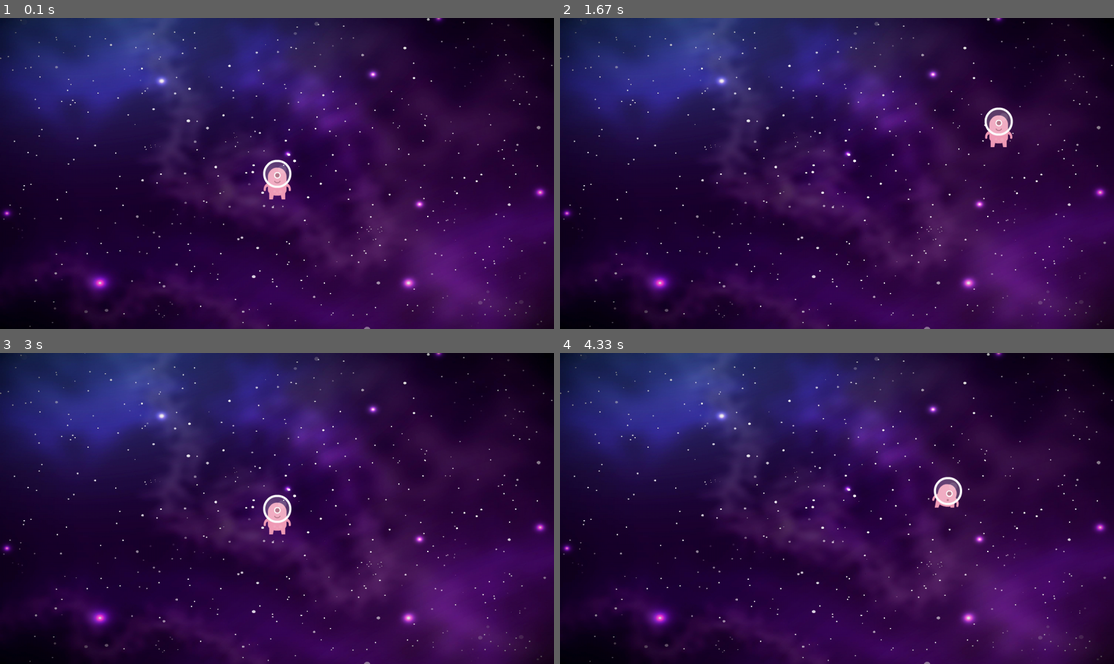
Above: before the commit, frames 1-4 (two rows, left to right).
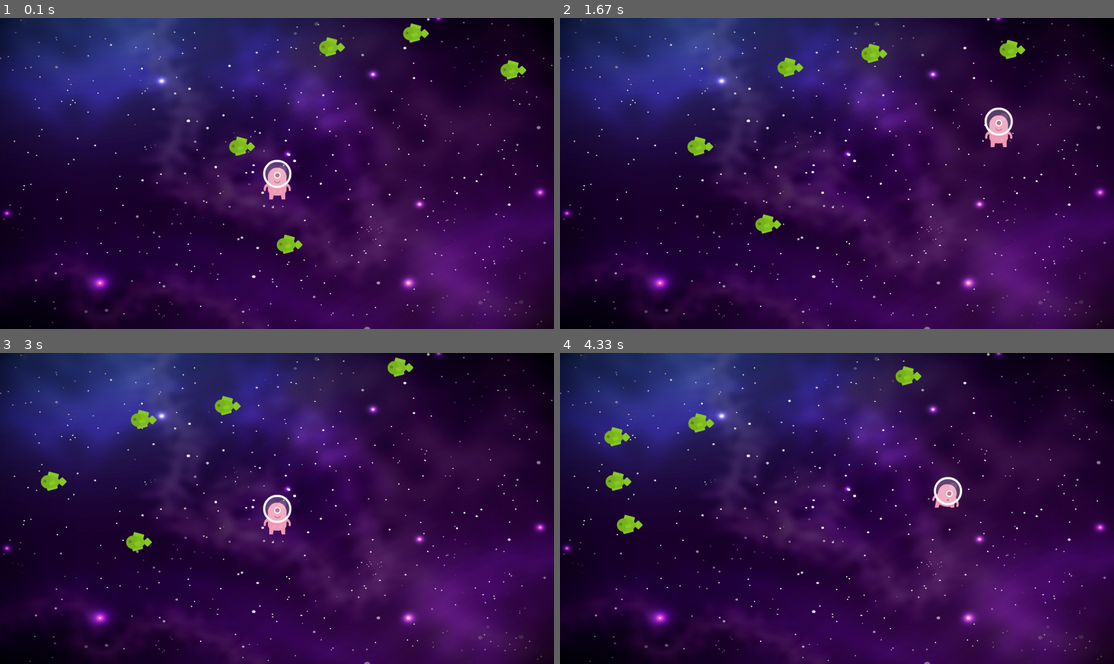
Above: after the commit, the same moments.

Repository: AndersonSouzas/pygameAlien
Game: pygame game, started from main.py
Two runs of this game, one before a commit and one after it. Both use one fixed random seed, a clock stepped at 60 frames per second and the inputs below.
Inputs:
- Up to frame 1 (0.1 s): no input
- Up to frame 2 (1.67 s): hold D 0.33-0.8 s; hold W 0.83-1.13 s; hold D 1.17-1.63 s
- Up to frame 3 (3 s): hold A 1.67-2.2 s; hold S 2.23-2.53 s; hold A 2.57-2.97 s
- Up to frame 4 (4.33 s): hold W 3-3.37 s; hold D 3.4-4.03 s; hold S from 4.07 s (still down)

The runs differ from the first frame. In frame 1, 0.9% of the frame differs, in the area x 41-95%, y 1-76%; in frame 2, 0.9%, in the area x 23-84%, y 6-70%; in frame 3, 0.9%; in frame 4, 0.9%.

Commit message:
chore(main): implements main to create enemies on screen

Diff:
--- a/main.py
+++ b/main.py
@@ -1,8 +1,9 @@
 import pygame
+import random
 from sys import exit
 from utils import Dimensions, PlayerColor
 from state import Scenery, PlayerState
-from sprite import Animation
+from sprite import Animation, Enemy
 
 pygame.init()
 screen = pygame.display.set_mode((Dimensions.SCREEN_WIDTH.value, Dimensions.SCREEN_HEIGHT.value))
@@ -15,6 +16,14 @@
 player = PlayerState()
 player_color = PlayerColor.PINK
 player_animation = Animation(player, player_color, speed=800.0, scale=1.0, screen=screen)
+
+enemy_group = pygame.sprite.Group()
+
+for _ in range(5):
+    x = random.randint(0, Dimensions.SCREEN_WIDTH.value - 1)
+    y = random.randint(0, Dimensions.SCREEN_HEIGHT.value - 1)
+    speed = random.randint(3, 6)
+    enemy_group.add(Enemy(x, y, speed))
 
 
 def game_loop():
@@ -34,7 +43,9 @@
 
         scenery.draw(screen)
         player_animation.render()
+        enemy_group.update()
 
+        enemy_group.draw(screen)
         pygame.display.flip()
         clock.tick(FPS)
     pygame.quit()
